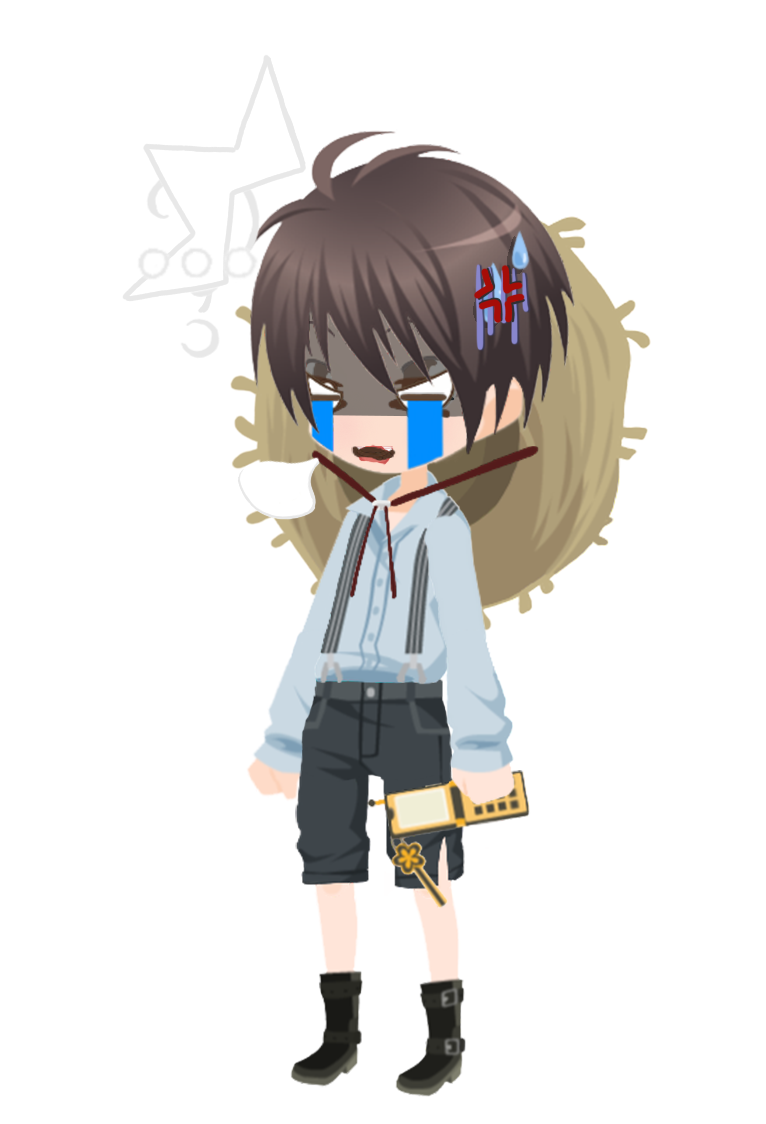
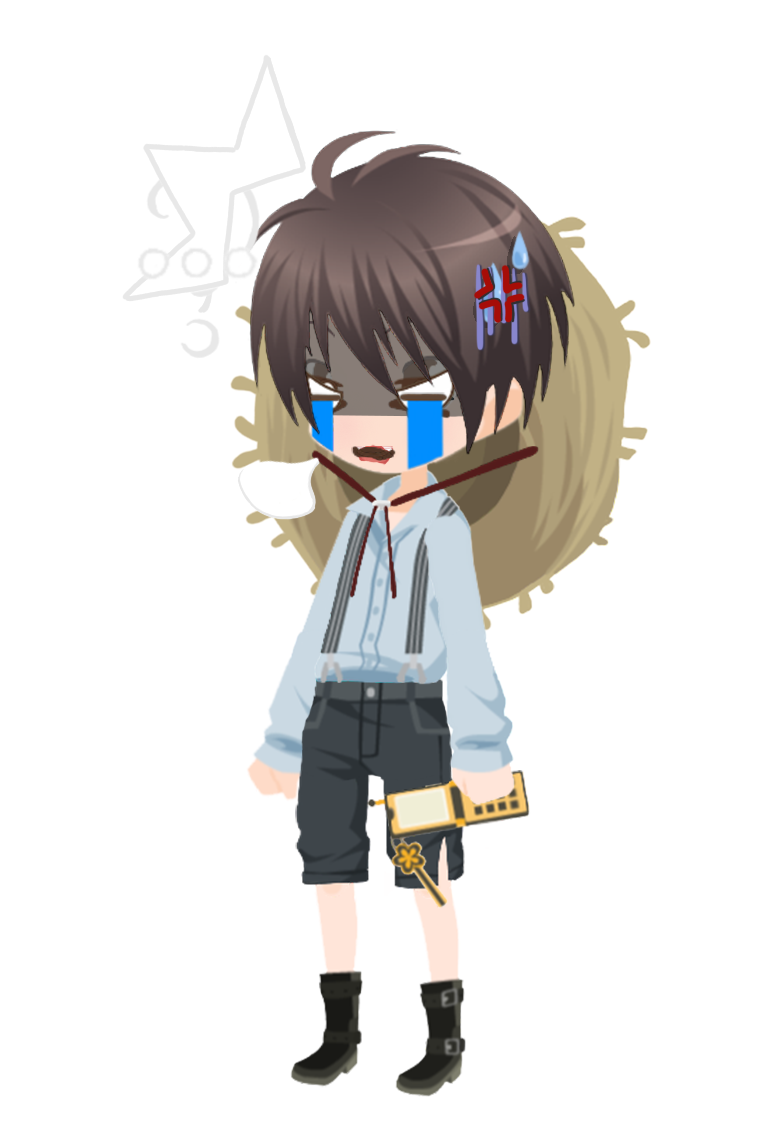
The second 766 x 1124 image is a revision of the first. Changes to its layers:
painted on "头发" over [235, 130, 575, 454]
painted on "上眼睑1" over [384, 361, 406, 389]
